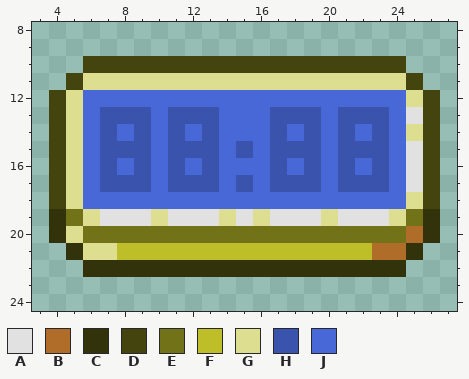
One commit to this pixel-art sprite: generator/clock-base.png. The picture above is the old version.
The file is 32x32 pixels. Shown: x 3..27, y 8..24.
Palette (. is transparent): A #e1e1e1  B #b06c29  C #33330b  D #44440f  E #727218  F #bebe29  G #dede90  H #3a53ac  J #4968d8
Pixels before, first column x 4:
10 ..DDDDDDDDDDDDDDDDDDD..
11 .DGGGGGGGGGGGGGGGGGGGD.
12 DGJJJJJJJJJJJJJJJJJJJGD
13 DGJHHHJHHHJJJHHHJHHHJAD
14 DGJHJHJHJHJJJHJHJHJHJGD
15 DGJHHHJHHHJHJHHHJHHHJAD
16 DGJHJHJHJHJJJHJHJHJHJAD
17 DGJHHHJHHHJHJHHHJHHHJAD
18 DGJJJJJJJJJJJJJJJJJJJGD
19 CEGAAAGAAAGAGAAAGAAAGEC
20 CGEEEEEEEEEEEEEEEEEEEBC
21 .CGGFFFFFFFFFFFFFFFBBC.
22 ..CCCCCCCCCCCCCCCCCCC..
Once edited:
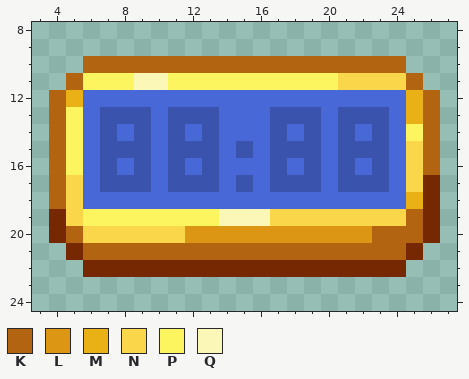
Colours new in this view: K #b26411  L #dc9613  M #e9b115  N #fad64a  P #fdf55f  Q #fbf7b7
The author wrote: Redraw base texture using original palette
The exact change:
colour C: #33330b -> #752802
y 10: x 6..24 DDDDDDDDDDDDDDDDDDD -> KKKKKKKKKKKKKKKKKKK
y 11: x 5..25 DGGGGGGGGGGGGGGGGGGGD -> KPPPQQPPPPPPPPPPNNNNK
y 12: x 4..5 DG -> KM; x 25..26 GD -> MK
y 13: x 4..5 DG -> KP; x 25..26 AD -> MK
y 14: x 4..5 DG -> KP; x 25..26 GD -> PK
y 15..16: x 4..5 DG -> KP; x 25..26 AD -> NK
y 17: x 4..5 DG -> KN; x 25..26 AD -> NC
y 18: x 4..5 DG -> KN; x 25..26 GD -> MC
y 19: x 5..25 EGAAAGAAAGAGAAAGAAAGE -> NPPPPPPPPQQQNNNNNNNNK
y 20: x 5..25 GEEEEEEEEEEEEEEEEEEEB -> KNNNNNNLLLLLLLLLLLKKK
y 21: x 6..24 GGFFFFFFFFFFFFFFFBB -> KKKKKKKKKKKKKKKKKKK
